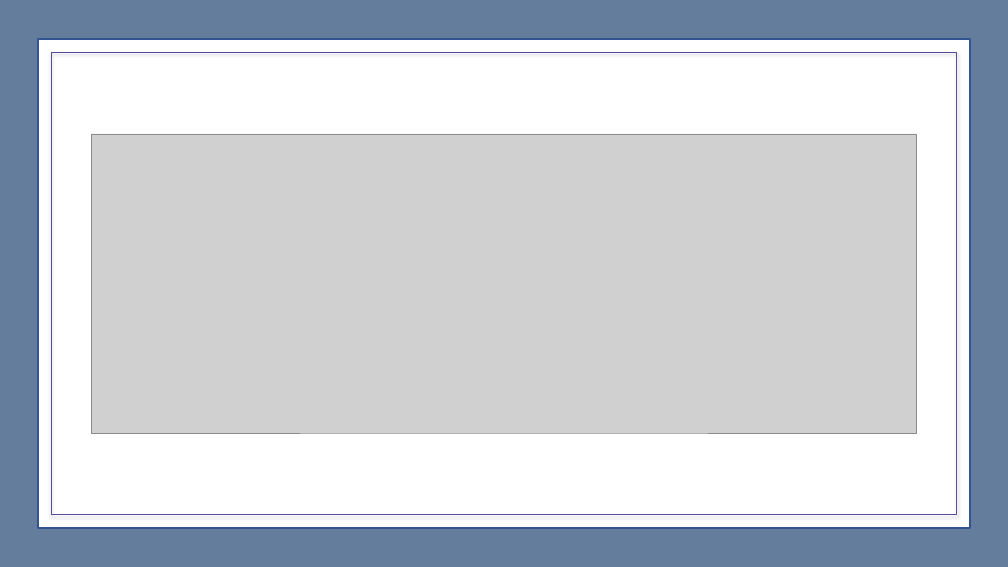
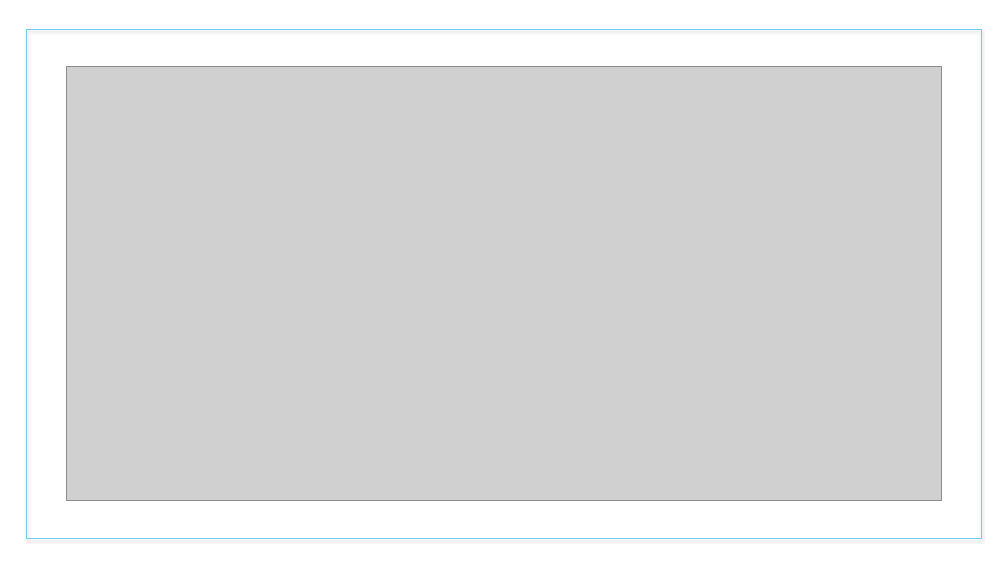
Before and after one commit to zeintaha/ICT-SEP2, a slide deck: slide 16 of SDJ2 Assignment Group 4 - VIA Engineering/SDJ Assignment 1 Presentation.pptx. Drawn at 1008x567 pixels with LibreOffice and Linux fonts; fonts in the diff are those of the drawing; grey boxes stand for pictures; background and template pictures are left out. Boxes give left, top, right and bottom in pixels: in the first picture for what was removed or moved away, otherwise in the second. Text is boxed around its words. In the diff, an @@ line names an element or a change of style, - is before the commit and + after.

```diff
--- a/SDJ2 Assignment Group 4 - VIA Engineering/SDJ Assignment 1 Presentation.pptx
+++ b/SDJ2 Assignment Group 4 - VIA Engineering/SDJ Assignment 1 Presentation.pptx
@@ rectangle at box(0, 0, 1008, 567): fill #657D9D to #FFFFFF @@
@@ rectangle: place and size @@
-rectangle at box(39, 39, 970, 529)
+rectangle at box(26, 29, 981, 538)
@@ rectangle at box(26, 29, 981, 538): fill #FFFFFF to none; outline #325491 2 pt to #6FCFF3 0.75 pt; shadow on @@
@@ rectangle removed at box(51, 52, 957, 514) @@
@@ picture: place and size @@
-picture at box(91, 134, 917, 433)
+picture at box(67, 67, 941, 501)
```
Also in this commit, not shown: 5 other slides changed, 1 slide added, 1 slide removed, 35 other files.
